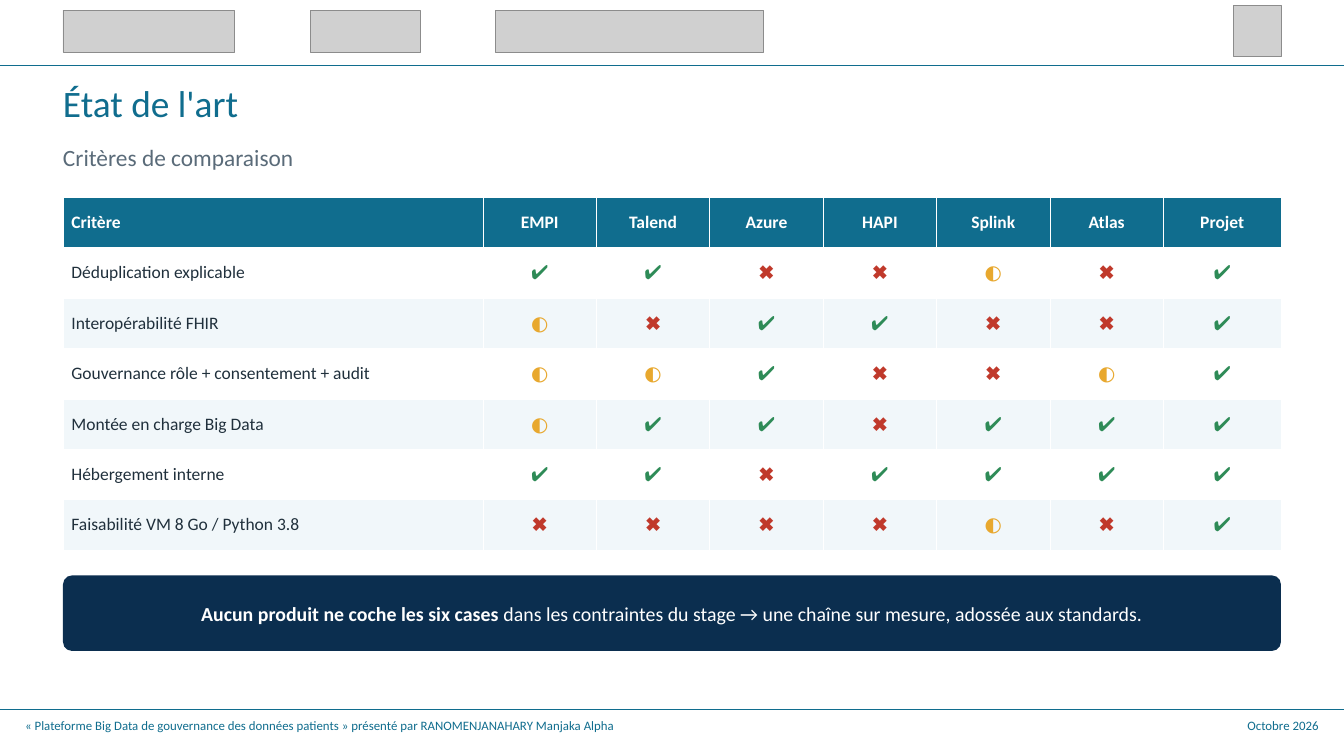
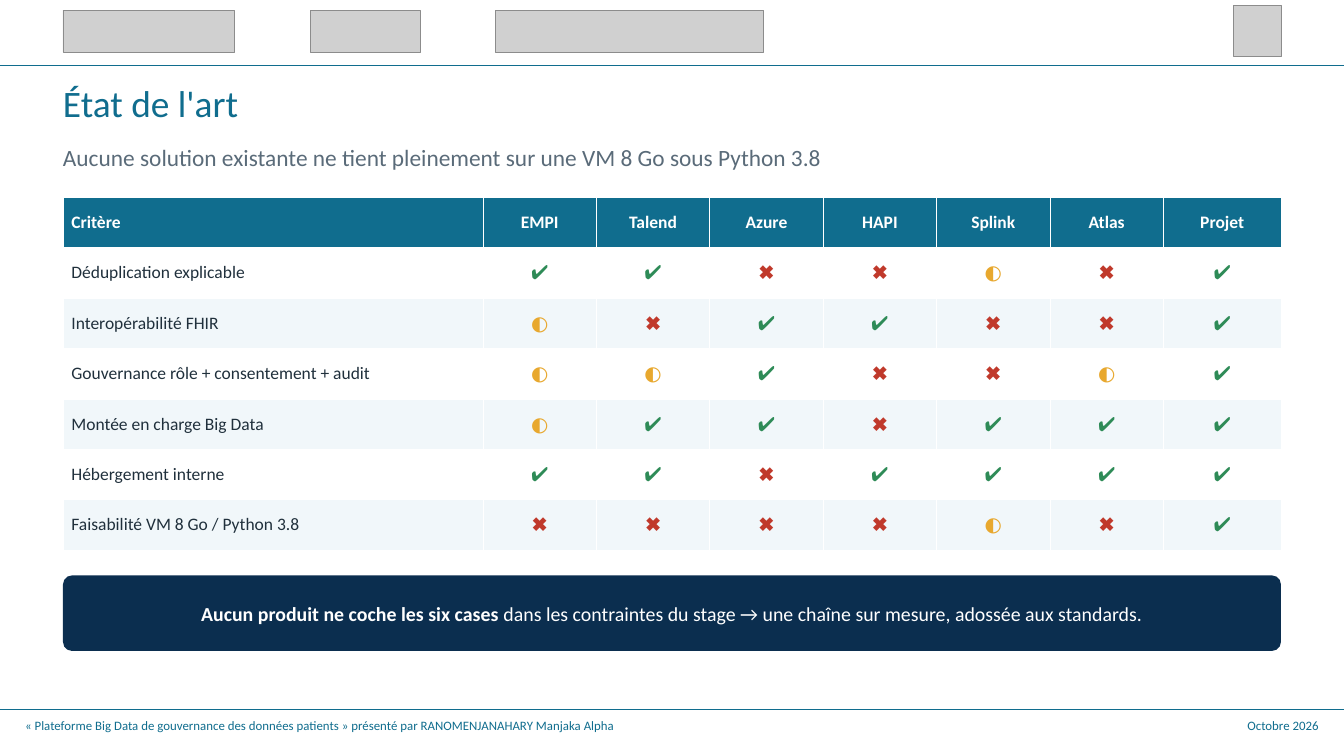
Before and after one commit to Alphamanjaka/test-big-data, a slide deck: slide 8 of documents/slide_soutenance/V2soutenance_m2_mmt_alpha.pptx. Drawn at 1344x756 pixels with LibreOffice and Linux fonts; fonts in the diff are those of the drawing; grey boxes stand for pictures. Boxes give left, top, right and bottom in pixels: in the first picture for what was removed or moved away, otherwise in the second. Text is boxed around its words. In the diff, an @@ line names an element or a change of style, - is before the commit and + after.

```diff
--- a/documents/slide_soutenance/V2soutenance_m2_mmt_alpha.pptx
+++ b/documents/slide_soutenance/V2soutenance_m2_mmt_alpha.pptx
@@ text at (63, 150, 821, 170): text changed @@
-Critères de comparaison
+Aucune solution existante ne tient pleinement sur une VM 8 Go sous Python 3.8
```
Also in this commit, not shown: 10 other slides changed, 24 other files.
